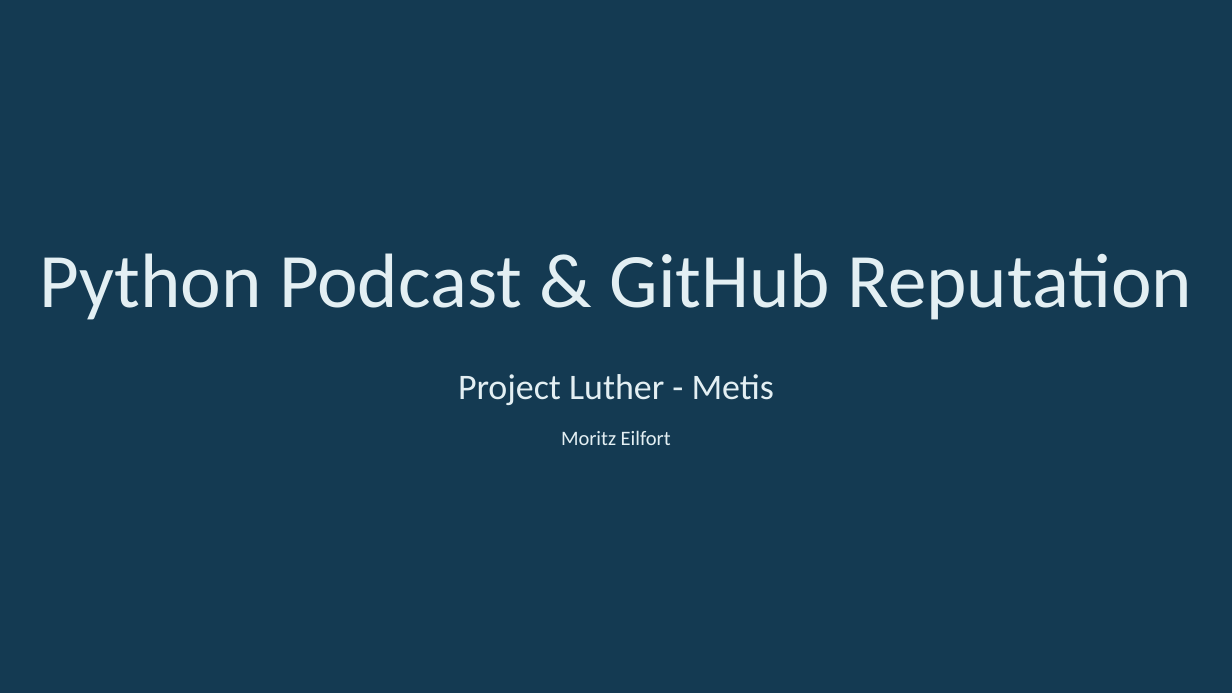
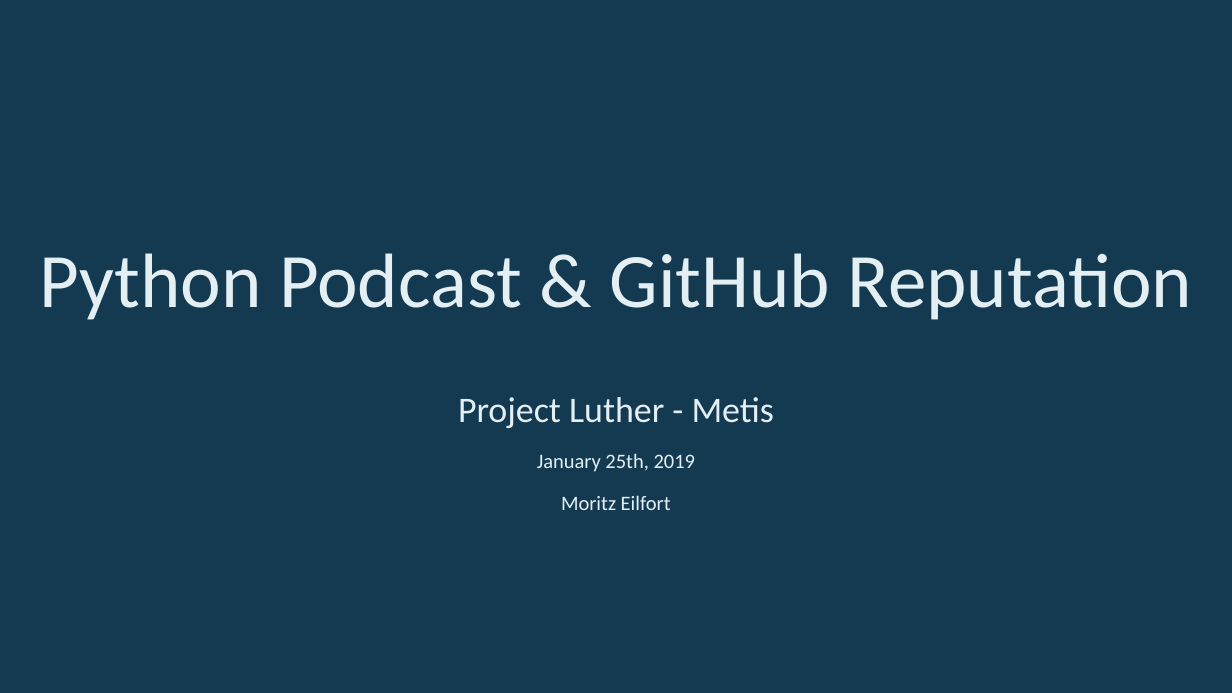
Before and after one commit to JimFawkes/luther, a slide deck: slide 1 of Presentation/Project Luther.pptx. Drawn at 1232x693 pixels with LibreOffice and Linux fonts; fonts in the diff are those of the drawing. Boxes give left, top, right and bottom in pixels: in the first picture for what was removed or moved away, otherwise in the second. Text is boxed around its words. In the diff, an @@ line names an element or a change of style, - is before the commit and + after.

```diff
--- a/Presentation/Project Luther.pptx
+++ b/Presentation/Project Luther.pptx
@@ subtitle "Project Luther - Metis": place and size @@
-subtitle "Project Luther - Metis" at box(458, 374, 774, 445)
+subtitle "Project Luther - Metis" at box(458, 397, 774, 510)
@@ subtitle at box(537, 453, 695, 472): paragraph added @@
+January 25th, 2019
```
Also in this commit, not shown: 4 other slides changed, 3 other files.
